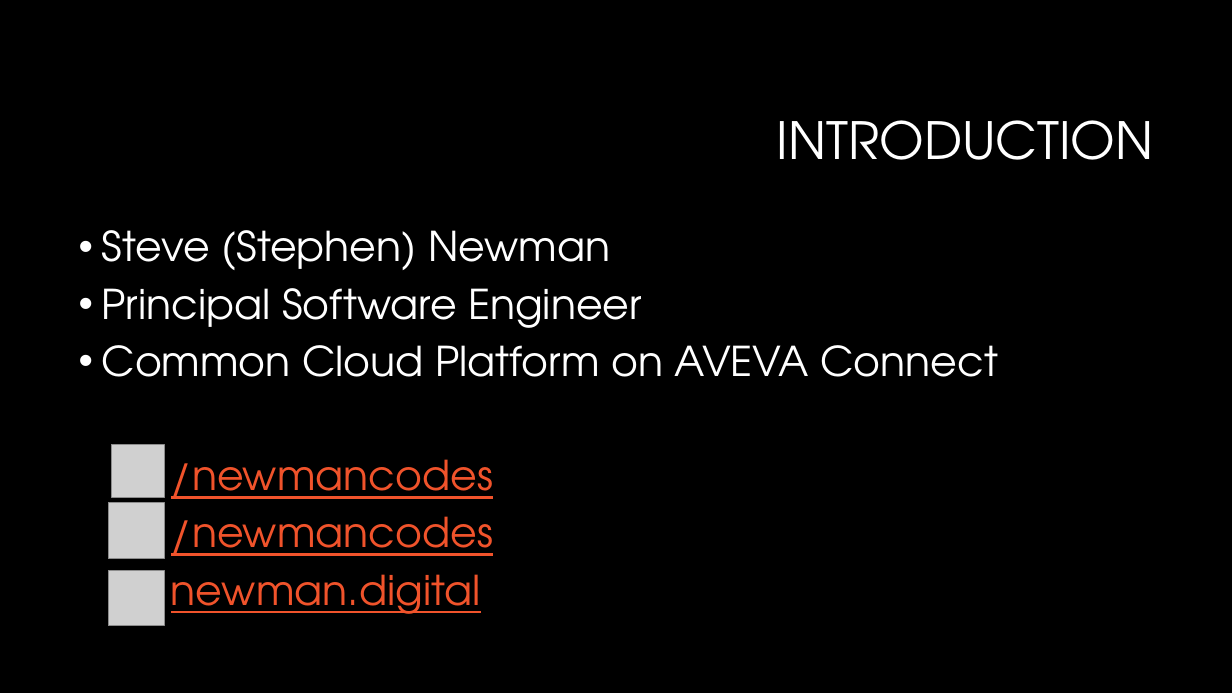
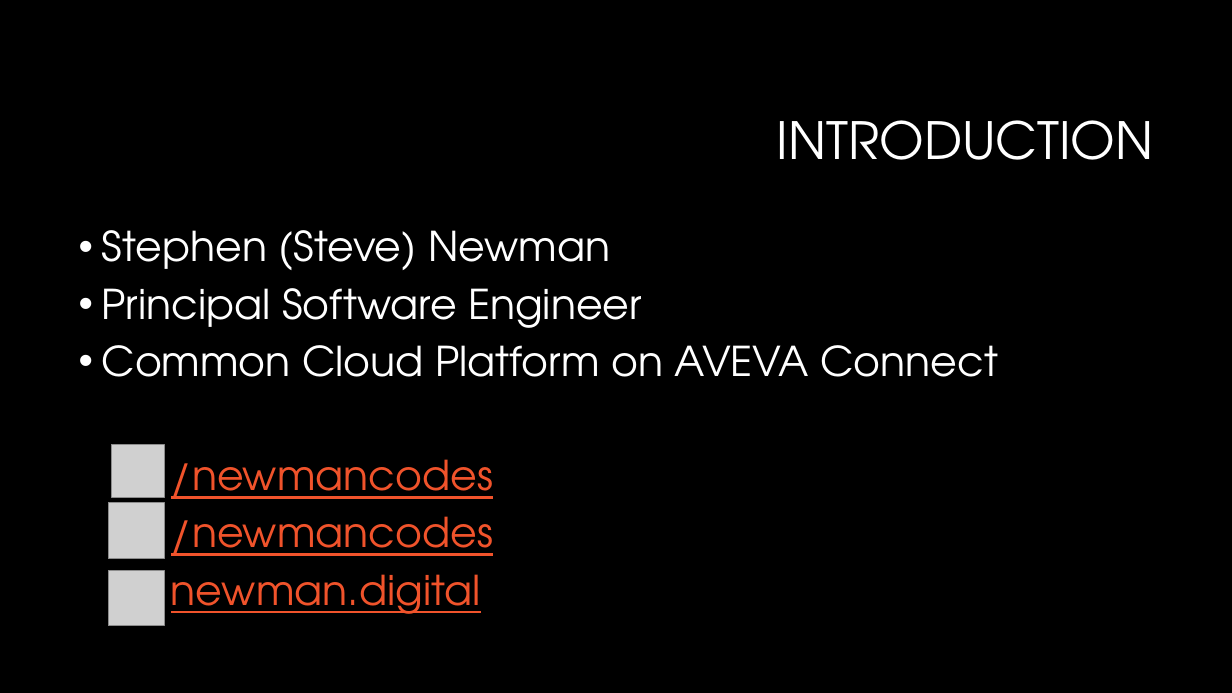
Before and after one commit to newmancodes/why-we-must-ask-why-of-machine-learning, a slide deck: slide 2 of Why We Must Ask Why of Machine Learning.pptx. Drawn at 1232x693 pixels with LibreOffice and Linux fonts; fonts in the diff are those of the drawing; grey boxes stand for pictures; background and template pictures are left out. Boxes give left, top, right and bottom in pixels: in the first picture for what was removed or moved away, otherwise in the second. Text is boxed around its words. In the diff, an @@ line names an element or a change of style, - is before the commit and + after.

```diff
--- a/Why We Must Ask Why of Machine Learning.pptx
+++ b/Why We Must Ask Why of Machine Learning.pptx
@@ text at (x1=102, y1=230, x2=610, y2=270): text changed @@
-• Steve (Stephen) Newman
+• Stephen (Steve) Newman
```
Also in this commit, not shown: 2 other slides changed, 2 slides added, 1 slide removed.
